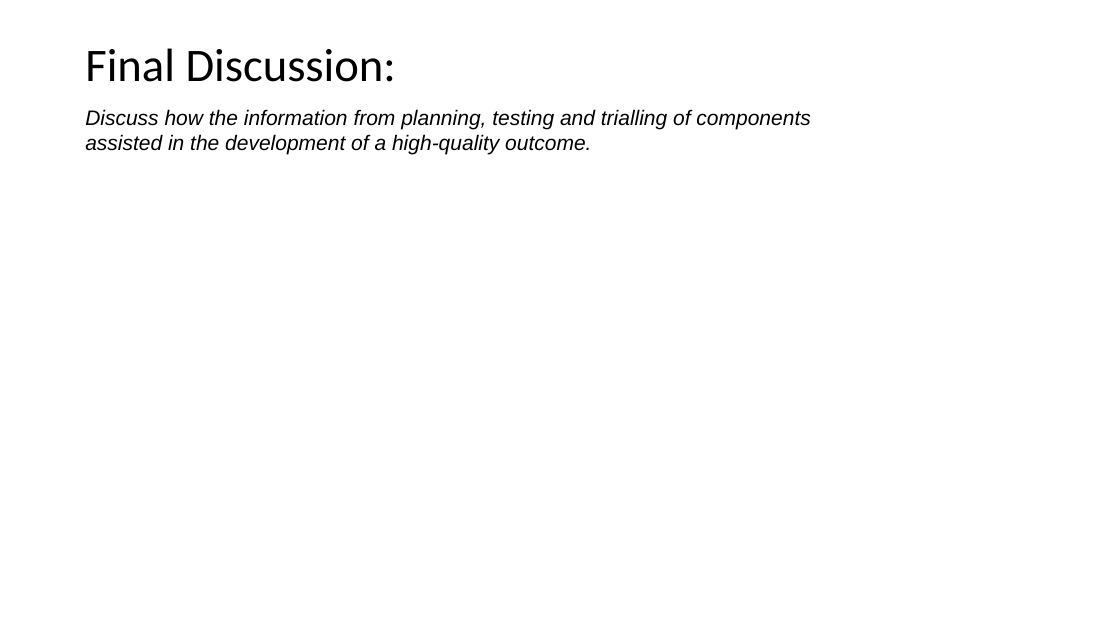
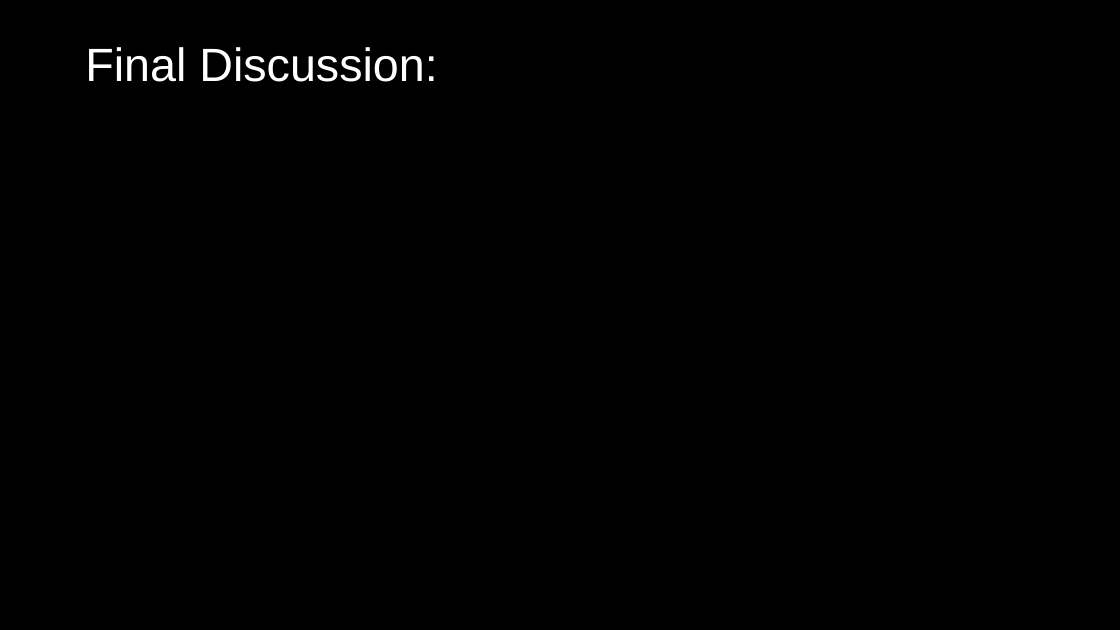
Before and after one commit to Joepapa101/2.7---2.8-Assessment, a slide deck: slide 12 of 2.7 and 2.8 Documentation Template.pptx. Drawn at 1120x630 pixels with LibreOffice and Linux fonts; fonts in the diff are those of the drawing. Boxes give left, top, right and bottom in pixels: in the first picture for what was removed or moved away, otherwise in the second. Text is boxed around its words. In the diff, an @@ line names an element or a change of style, - is before the commit and + after.

```diff
--- a/2.7 and 2.8 Documentation Template.pptx
+++ b/2.7 and 2.8 Documentation Template.pptx
@@ background #FFFFFF to #000000 @@
@@ title "Final Discussion:" at (85, 47, 437, 82): font Calibri to Arial, text colour #000000 to #FFFFFF @@
@@ text removed at (85, 109, 810, 154) @@
-Discuss how the information from planning, testing and trialling of components assisted in the development of a high-quality outcome.
```
Also in this commit, not shown: 11 other slides changed, 2 other files.
